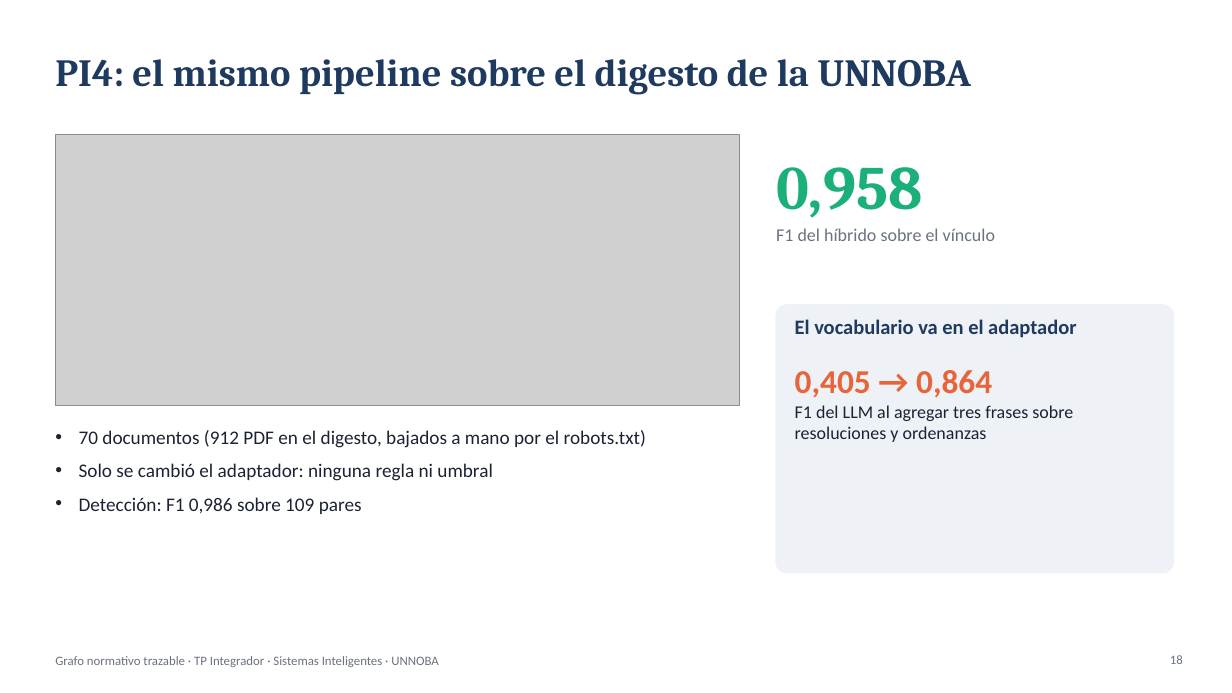
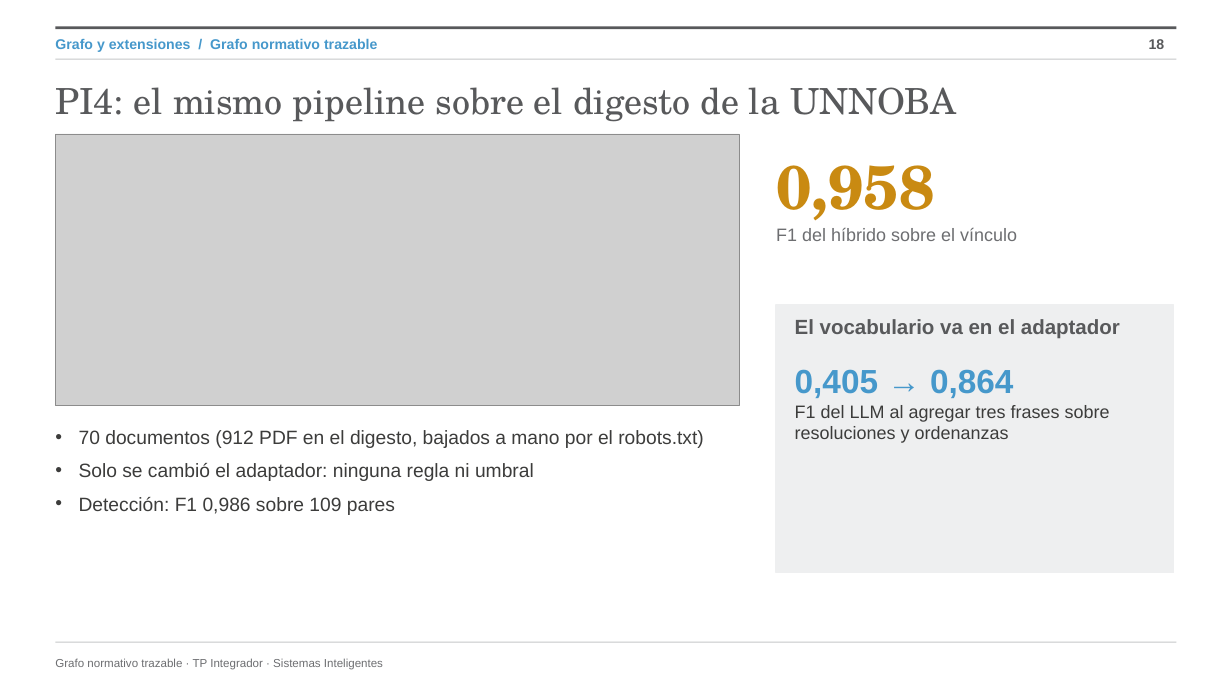
Before and after one commit to JuampiJPT/grafo-legal, a slide deck: slide 18 of docs/presentacion/presentacion_coloquio.pptx. Drawn at 1232x693 pixels with LibreOffice and Linux fonts; fonts in the diff are those of the drawing; grey boxes stand for pictures; background and template pictures are left out. Boxes give left, top, right and bottom in pixels: in the first picture for what was removed or moved away, otherwise in the second. Text is boxed around its words. In the diff, an @@ line names an element or a change of style, - is before the commit and + after.

Commit message:
Presentación con la identidad UNNOBA del manual (B74)

```diff
--- a/docs/presentacion/presentacion_coloquio.pptx
+++ b/docs/presentacion/presentacion_coloquio.pptx
@@ line added from (55, 28) to (1177, 28), #58595B 2.25 pt @@
@@ line added from (55, 59) to (1177, 59), #C6C7C8 0.75 pt @@
@@ text added at [55,38,377,52], 11 pt, text #4698CB, bold @@
+Grafo y extensiones / Grafo normativo trazable
@@ page number: place and size @@
-page number at [1170,655,1183,664]
+page number at [1149,39,1165,49]
@@ page number at [1149,39,1165,49]: size 10 to 11 pt, font Calibri to Arial, text colour #6B7280 to #58595B, bold on @@
@@ title "PI4: el mismo pipeline sobre ...": place and size @@
-title "PI4: el mismo pipeline sobre ..." at [55,59,971,95]
+title "PI4: el mismo pipeline sobre ..." at [55,87,956,122]
@@ title "PI4: el mismo pipeline sobre ..." at [55,87,956,122]: size 30 to 28 pt, font Cambria to TeX Gyre Schola, text colour #1F3A5F to #58595B, bold off @@
@@ text "0,958" at [776,165,934,229]: font Cambria to TeX Gyre Schola, text colour #1BAF7A to #C98A12 @@
@@ text "F1 del híbrido sobre el ..." at [776,228,1017,241]: font Calibri to Arial, text colour #6B7280 to #6D6E71 @@
@@ rounded rectangle removed at [776,305,1174,573] @@
@@ rectangle added at [776,305,1174,573], fill #EEEFF0, outline #EEEFF0 1 pt @@
@@ text "El vocabulario va en el ..." at [795,319,1120,338]: font Calibri to Arial, text colour #1F3A5F to #58595B @@
@@ text "0,405 → 0,864" at [795,369,1110,443]: font Calibri to Arial; text colour #E8643A to #4698CB in "0,405 → 0,864"; text colour #1B2333 to #3C3C3B in "F1 del LLM al agregar tres frases ..." @@
@@ text "70 documentos (912 PDF en ..." at [79,430,703,515]: font Calibri to Arial, text colour #1B2333 to #3C3C3B @@
@@ text at [55,658,383,670]: text changed; size 10 to 9 pt; font Calibri to Arial; text colour #6B7280 to #6D6E71 @@
-Grafo normativo trazable · TP Integrador · Sistemas Inteligentes · UNNOBA
+Grafo normativo trazable · TP Integrador · Sistemas Inteligentes
@@ line added from (55, 642) to (1177, 642), #C6C7C8 0.75 pt @@
```
Also in this commit, not shown: 20 other slides changed, 6 other files.
